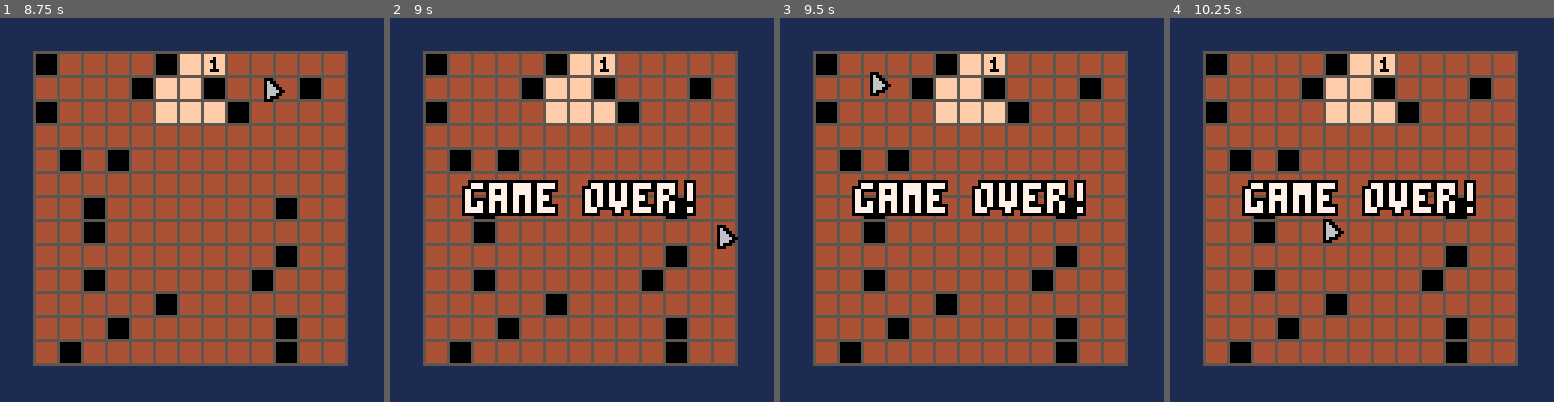
Above: before the commit, frames 1-4 (left to right).
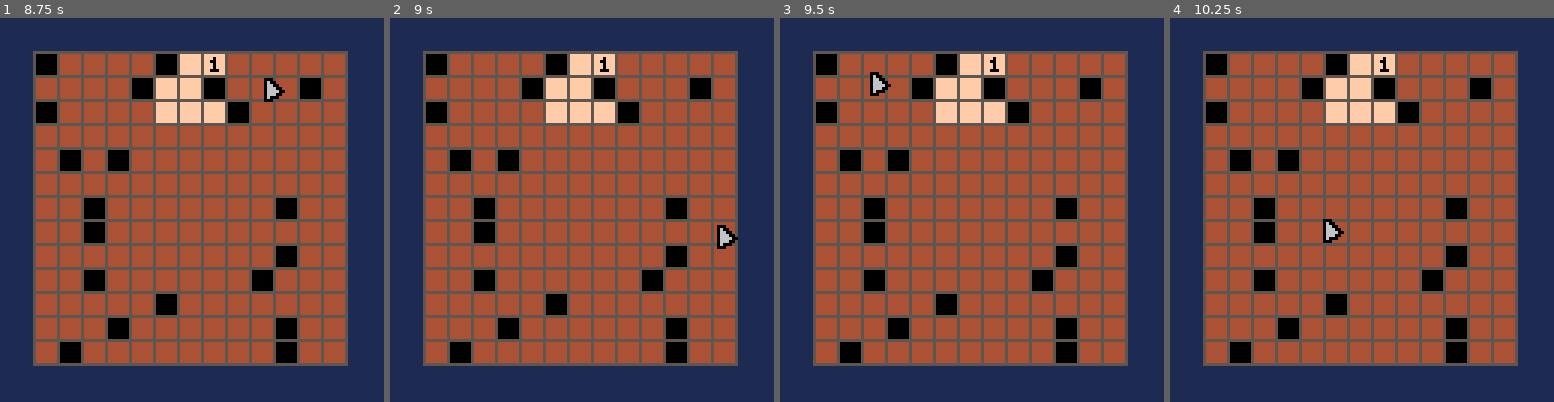
Above: after the commit, the same moments.

Repository: zommerfelds/ldjam57-p8sweeper
Game: PICO-8 cartridge p8sweeper.p8
Same seed, same stepped clock (60 frames per second), same inputs: the game is played once before the commit and once after it.
Inputs (mouse positions are in pixels of both pictures, inside the frame that each line leads up to):
- Up to frame 1 (8.75 s): click (280, 121) at 0.67 s; click (46, 267) at 1.22 s; click (107, 114) at 1.77 s; click (172, 259) at 2.32 s; click (234, 106) at 2.87 s; click (295, 256) at 3.42 s; click (61, 102) at 3.97 s; click (122, 248) at 4.52 s; click (184, 94) at 5.07 s; click (249, 244) at 5.62 s; click (311, 90) at 6.17 s; click (76, 236) at 6.72 s; click (138, 83) at 7.27 s; click (199, 229) at 7.82 s; click (264, 79) at 8.37 s
- Up to frame 2 (9 s): click (716, 225) at 8.92 s
- Up to frame 3 (9.5 s): click (868, 71) at 9.47 s
- Up to frame 4 (10.25 s): click (1323, 217) at 10.02 s

Frame 1 is identical in both runs. In frame 2, 4.4% of the frame differs, in the area x 18-80%, y 42-52%; in frame 3, 4.4%; in frame 4, 4.4%.

Commit message:
Fix debug printing on Web

Diff:
--- a/game.lua
+++ b/game.lua
@@ -150,8 +150,13 @@
   spr(32, mx, my)
 end
 
+if stat(6) == 'debug' then
+  write_to_file = true
+end
 function log(text)
-  printh(text, "mylog.txt")
+  if write_to_file then
+    printh(text, "mylog.txt")
+  end
 end
 
 -- Track the previous mouse button state
@@ -187,7 +192,6 @@
   -- Left click
   if mouse_state == 1 then
     if gx and gy then
-      printh("Mouse clicked on grid: (" .. gx .. ", " .. gy .. ")", "mylog.txt")
       flags[gx][gy] = false
       -- Check if there is a directly adjacent uncovered cell (only vertical and horizontal)
       local can_uncover = false
@@ -203,9 +207,9 @@
 
       if can_uncover then
         visibility[gx][gy] = true -- Uncover the clicked cell
-      end
-      if grid[gx][gy] == MINE_FIELD then
-        win_state = GAME_OVER
+        if grid[gx][gy] == MINE_FIELD then
+          win_state = GAME_OVER
+        end
       end
     end
   end
@@ -214,7 +218,6 @@
   if mouse_state == 2 and prev_mouse_state == 0 then
     if gx and gy and not visibility[gx][gy] then
       flags[gx][gy] = not flags[gx][gy] -- Toggle flag state
-      printh("Flag toggled on grid: (" .. gx .. ", " .. gy .. ")", "mylog.txt")
     end
   end
 
